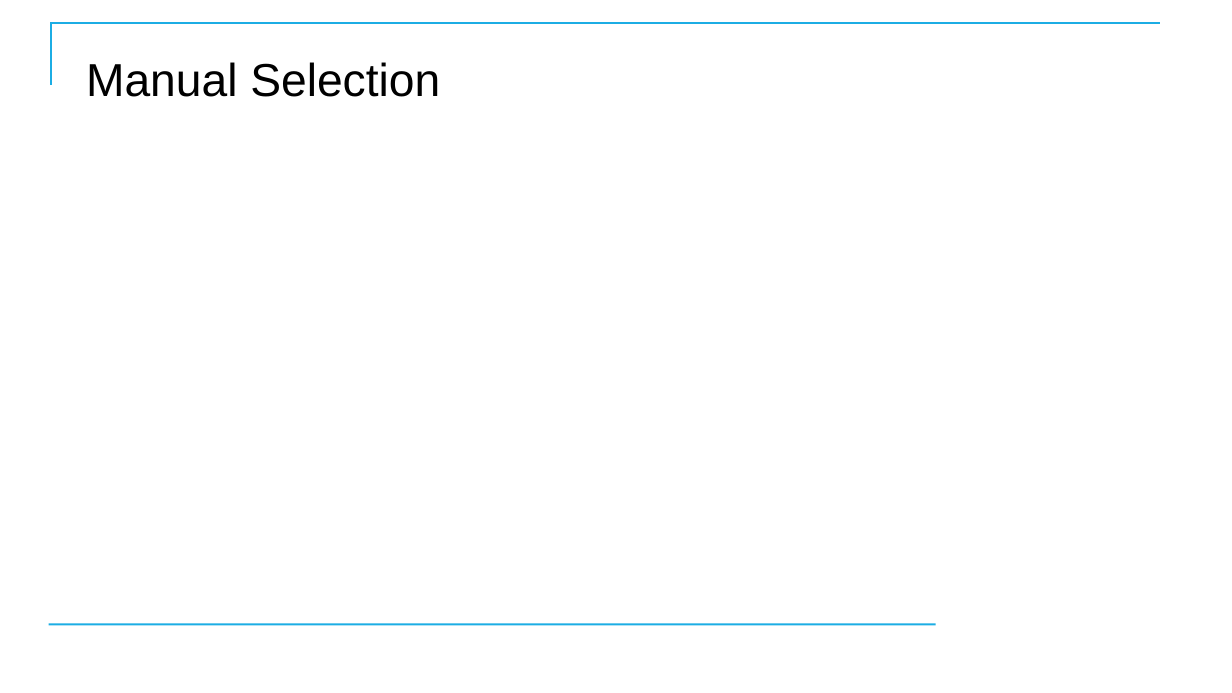
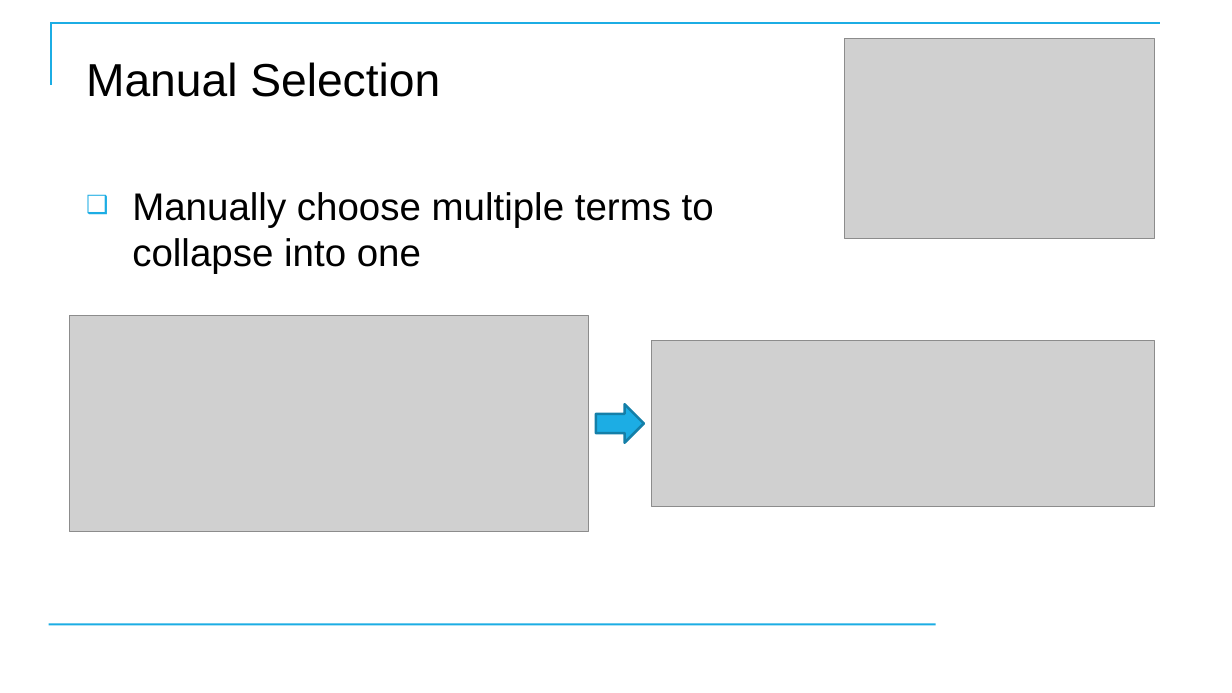
Before and after one commit to CostelloTechnicalConsulting/XTBP10---Tableau-Prep-Introduction, a slide deck: slide 84 of ppt/TableauPrepBuilderIntroV1_1.pptx (slide 82 before the commit). Drawn at 1232x693 pixels with LibreOffice and Linux fonts; fonts in the diff are those of the drawing; grey boxes stand for pictures; background and template pictures are left out. Boxes give left, top, right and bottom in pixels: in the first picture for what was removed or moved away, otherwise in the second. Text is boxed around its words. In the diff, an @@ line names an element or a change of style, - is before the commit and + after.

```diff
--- a/ppt/TableauPrepBuilderIntroV1_1.pptx
+++ b/ppt/TableauPrepBuilderIntroV1_1.pptx
@@ picture added at [844,39,1155,238] @@
@@ text added at [132,192,714,273], 30 pt, text #000000 @@
+❑ Manually choose multiple terms to collapse into one
@@ picture added at [69,316,589,531] @@
@@ picture added at [652,341,1155,506] @@
@@ right arrow added at [596,405,644,444], fill #1CADE4, outline #1580A9 2 pt @@
```
Also in this commit, not shown: 6 other slides changed, 8 slides added, 4 slides removed, 3 other files.
